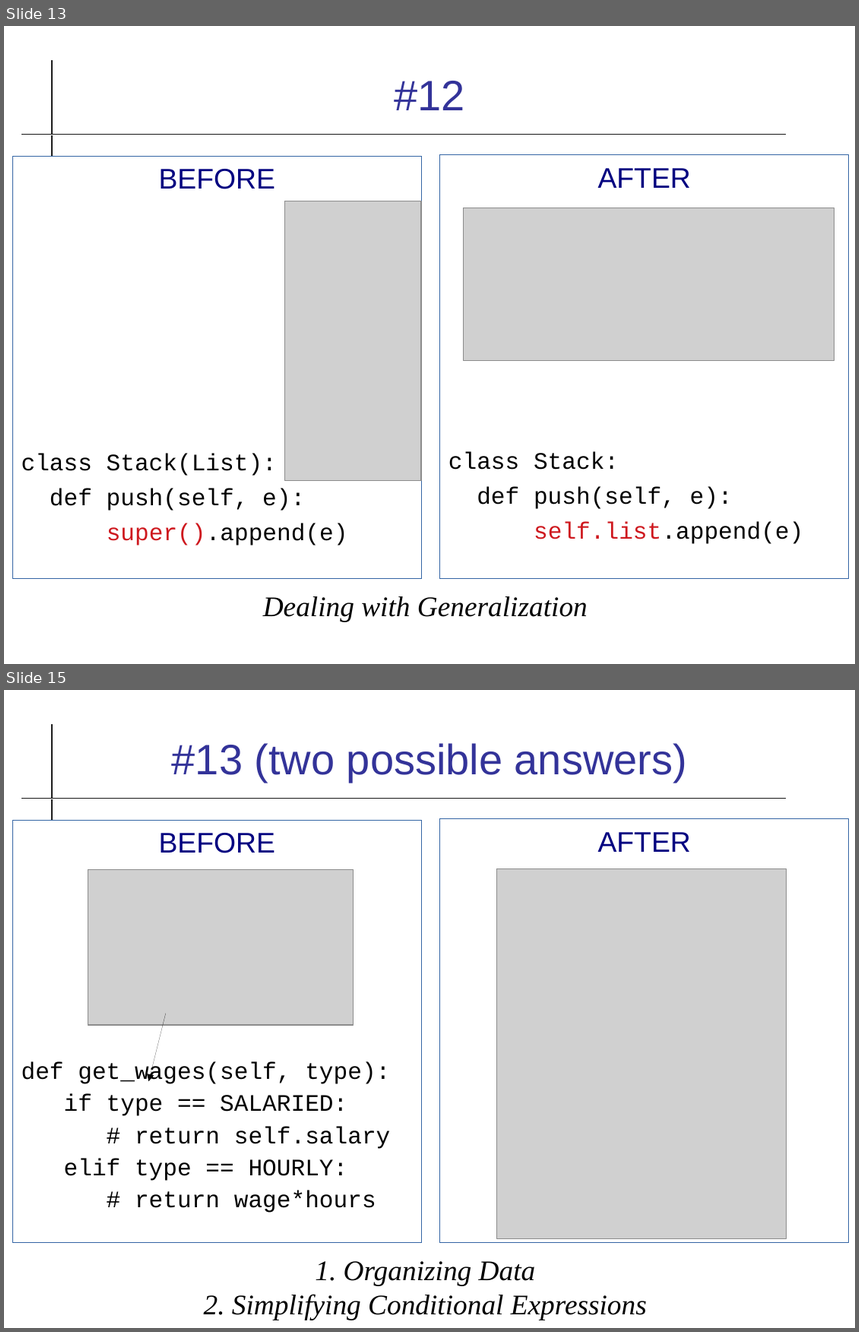
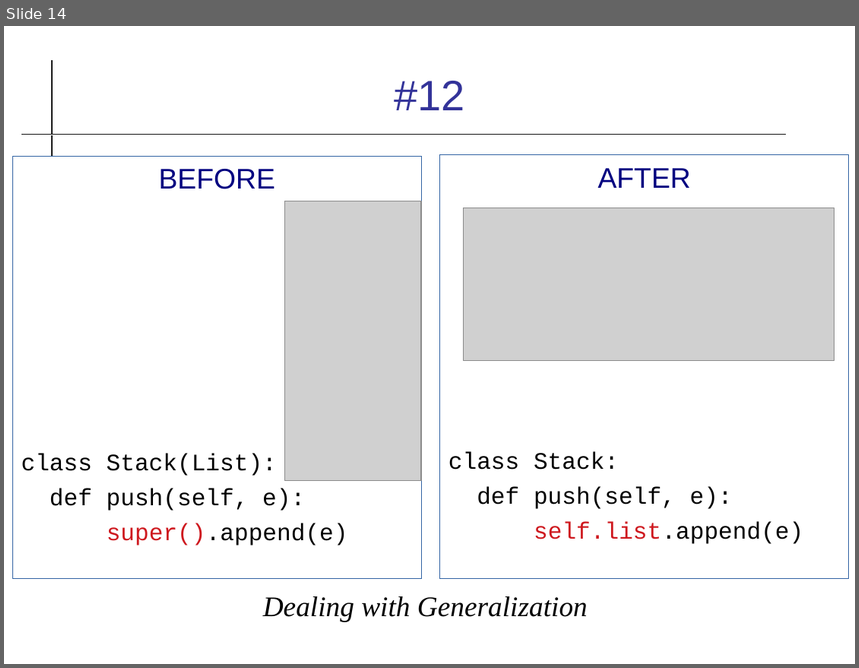
Before and after one commit to cpske/ISP, a slide deck: refactoring/Refactoring-Review.odp. Shown one above the other, each under a label of ours: slides 13 and 15 before the commit, slide 14 after it; the slides between them are not shown. The pictures are 859x1332 and 859x668 pixels, drawn with LibreOffice and Linux fonts; fonts in the diff are those of the drawing; grey boxes stand for pictures. Boxes give left, top, right and bottom in pixels: in the first picture for what was removed or moved away, otherwise in the second. Text is boxed around its words. In the diff, an @@ line names an element or a change of style, - is before the commit and + after.

```diff
--- a/refactoring/Refactoring-Review.odp
+++ b/refactoring/Refactoring-Review.odp
@@ slide 15 removed at (4,690,855,1328), background #FFFFFF; not listed: 2 template elements that a slide beside it also shows @@
@@ title removed at (172,743,687,781) @@
-#13 (two possible answers)
@@ text removed at (12,820,421,1243) @@
-BEFORE
-def get_wages(self, type):
-if type == SALARIED:
-# return self.salary
-elif type == HOURLY:
-# return wage*hours
@@ text removed at (439,819,848,1243) @@
-AFTER
@@ picture removed at (88,869,353,1024) @@
@@ picture removed at (496,869,786,1239) @@
@@ arrow removed from (166, 1014) to (148, 1081) @@
@@ text removed at (204,1262,647,1320) @@
-1. Organizing Data
-2. Simplifying Conditional Expressions
@@ what was slide 13 is now slide 14 @@
```
Also in this commit, not shown: 10 slides changed, 3 slides added, 2 other slides removed, 9 other files.
